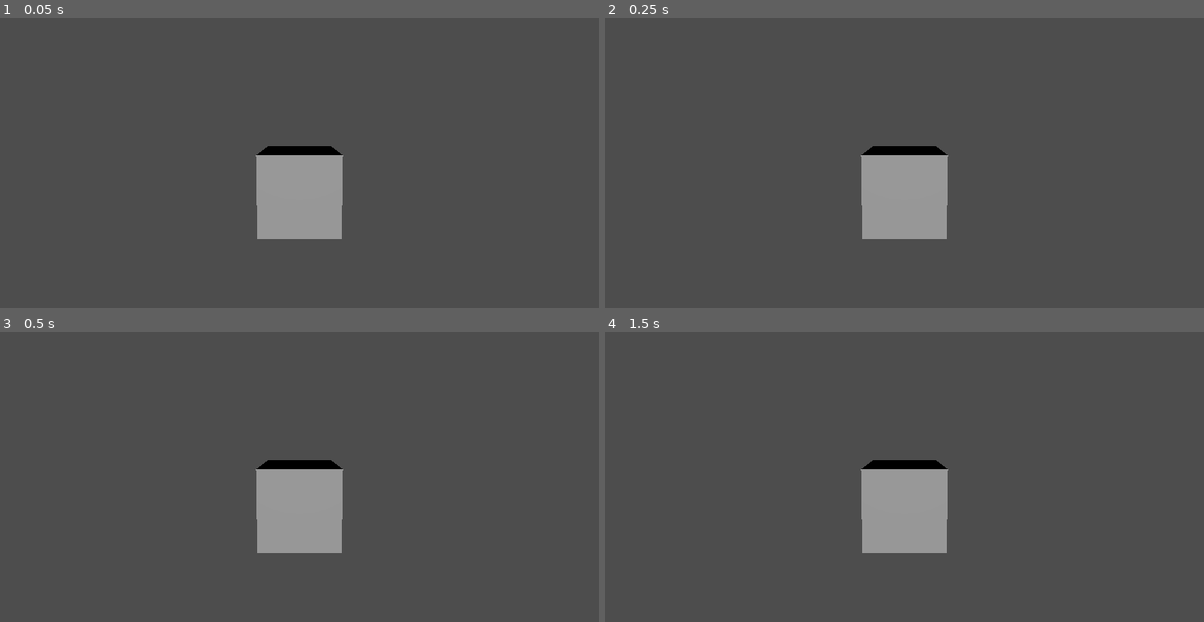
Above: before the commit, frames 1-4 (two rows, left to right).
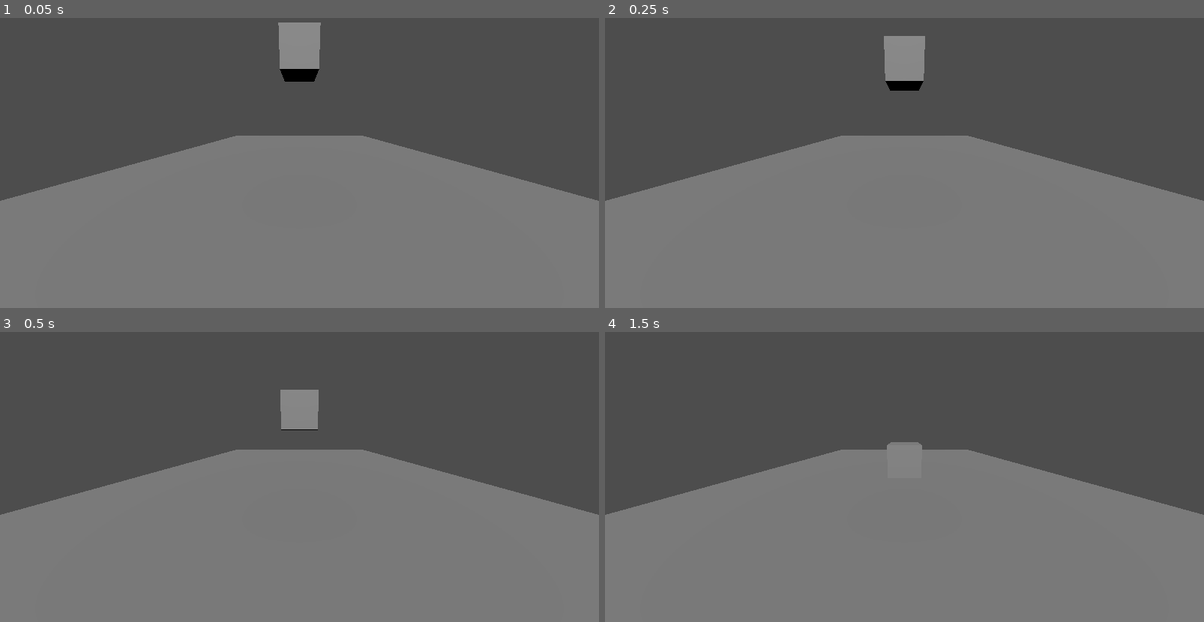
Above: after the commit, the same moments.

Repository: razzius/HerdingCats
Game: Godot game, scene res://scenes/Jack/jack_scene.tscn
Two runs of this game, one before a commit and one after it. Both use one fixed random seed, a clock stepped at 60 frames per second and the inputs below. Before the commit the project starts from res://scenes/cole_scene.tscn.
Inputs:
- Up to frame 1 (0.05 s): no input
- Up to frame 2 (0.25 s): no input
- Up to frame 3 (0.5 s): no input
- Up to frame 4 (1.5 s): tap Enter at 1.25 s

The runs differ from the first frame. In frame 1, 52% of the frame differs, in the area x 0-100%, y 1-100%; in frame 2, 52%; in frame 3, 51%; in frame 4, 51%.

Commit message:
added basic floor, camera, light. Also made a child cube scene

Diff:
--- a/project.godot
+++ b/project.godot
@@ -11,8 +11,9 @@
 [application]
 
 config/name="HerdingCats"
-run/main_scene="res://scenes/cole_scene.tscn"
+run/main_scene="res://scenes/Jack/jack_scene.tscn"
 config/features=PackedStringArray("4.2", "GL Compatibility")
+config/icon="res://icon.svg"
 
 [rendering]
 
--- /dev/null
+++ b/scenes/Jack/block.tscn
@@ -0,0 +1,13 @@
+[gd_scene load_steps=3 format=3 uid="uid://bx1lbpph0sg37"]
+
+[sub_resource type="BoxMesh" id="BoxMesh_qxodh"]
+
+[sub_resource type="BoxShape3D" id="BoxShape3D_vchhy"]
+
+[node name="Block" type="RigidBody3D"]
+
+[node name="MeshInstance3D" type="MeshInstance3D" parent="."]
+mesh = SubResource("BoxMesh_qxodh")
+
+[node name="CollisionShape3D" type="CollisionShape3D" parent="."]
+shape = SubResource("BoxShape3D_vchhy")
--- /dev/null
+++ b/scenes/Jack/jack_scene.tscn
@@ -0,0 +1,31 @@
+[gd_scene load_steps=4 format=3 uid="uid://chscphnj7fanb"]
+
+[ext_resource type="PackedScene" uid="uid://bx1lbpph0sg37" path="res://scenes/Jack/block.tscn" id="1_xkxul"]
+
+[sub_resource type="BoxMesh" id="BoxMesh_72scy"]
+size = Vector3(10, 0.5, 10)
+
+[sub_resource type="BoxShape3D" id="BoxShape3D_1hpg2"]
+size = Vector3(10, 0.5, 10)
+
+[node name="JackScene" type="Node3D"]
+
+[node name="Camera3D" type="Camera3D" parent="."]
+transform = Transform3D(1, 0, 0, 0, 0.981212, 0.192933, 0, -0.192933, 0.981212, 0, 1.32763, 3.58624)
+fov = 113.891
+
+[node name="Floor" type="StaticBody3D" parent="."]
+transform = Transform3D(1, 0, 0, 0, 1, 0, 0, 0, 1, 0, -0.277382, 0)
+metadata/_edit_group_ = true
+
+[node name="MeshInstance3D" type="MeshInstance3D" parent="Floor"]
+mesh = SubResource("BoxMesh_72scy")
+
+[node name="CollisionShape3D" type="CollisionShape3D" parent="Floor"]
+shape = SubResource("BoxShape3D_1hpg2")
+
+[node name="DirectionalLight3D" type="DirectionalLight3D" parent="."]
+transform = Transform3D(1, 0, 0, 0, 0.750273, 0.661129, 0, -0.661129, 0.750273, 0, 4.65276, 5.49304)
+
+[node name="Block" parent="." instance=ExtResource("1_xkxul")]
+transform = Transform3D(1, 0, 0, 0, 1, 0, 0, 0, 1, 0, 3.06047, 0)
